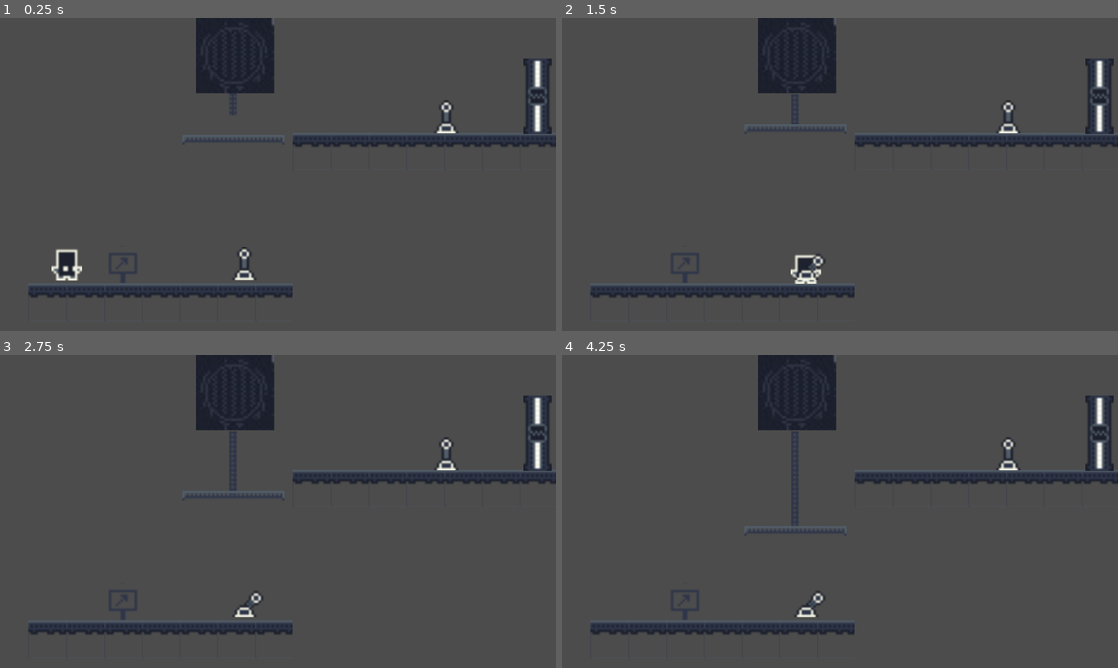
Above: before the commit, frames 1-4 (two rows, left to right).
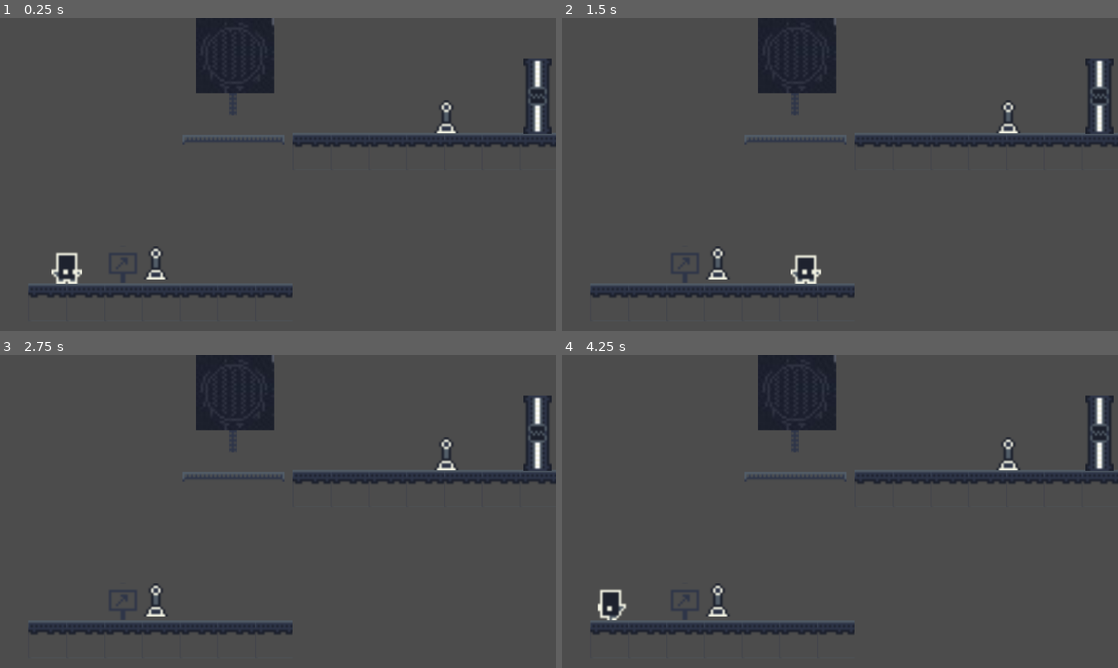
Above: after the commit, the same moments.

Repository: JuanG10/minion3
Game: Godot game, scene res://escenas/niveles/Tutorial_mecanicas_basicas.tscn
Same seed, same stepped clock (60 frames per second), same inputs: the game is played once before the commit and once after it.
Inputs:
- Up to frame 1 (0.25 s): no input
- Up to frame 2 (1.5 s): tap Enter at 0.5 s; hold Right (ui_right) 0.53-1.28 s; tap Space (Impulso) at 0.6 s; hold Down (ui_down) from 1.28 s (still down); tap B (Accionar_palanca) at 1.35 s
- Up to frame 3 (2.75 s): tap Space (Impulso) at 1.55, 2.1 s; release Down (ui_down) at 2.03 s; hold Right (ui_right) from 2.03 s (still down)
- Up to frame 4 (4.25 s): release Right (ui_right) at 2.78 s; hold Up (ui_up) 2.78-3.53 s; tap Space (Impulso) at 2.85, 3.8 s; hold Left (ui_left) from 3.53 s (still down); tap B (Accionar_palanca) at 3.6 s; tap R (reload, bound only after the commit) at 4.15 s

The runs differ from the first frame. In frame 1, 0.7% of the frame differs, in the area x 9-47%, y 72-85%; in frame 2, 0.7%; in frame 3, 0.7%; in frame 4, 1.2%, in the area x 6-52%, y 24-85%.

Commit message:
nuevaRamaConLoQueDiceSuNombre

Diff:
--- a/escenas/niveles/Tutorial_mecanicas_basicas.tscn
+++ b/escenas/niveles/Tutorial_mecanicas_basicas.tscn
@@ -350,7 +350,7 @@
 position = Vector2( 16.6368, -12.5377 )
 
 [node name="Palanca" parent="." instance=ExtResource( 6 )]
-position = Vector2( 92.0452, -8.77631 )
+position = Vector2( 54.4047, -8.99903 )
 acciono = "Cadena"
 
 [node name="CadenaYGancho" parent="." instance=ExtResource( 3 )]
--- a/escenas/niveles/Tutorial_placa_de_salto_y_puentes.tscn
+++ b/escenas/niveles/Tutorial_placa_de_salto_y_puentes.tscn
@@ -347,7 +347,7 @@
 }
 
 [node name="Jugador" parent="." instance=ExtResource( 3 )]
-position = Vector2( 69.6515, -72.0295 )
+position = Vector2( 52.752, -9.30945 )
 
 [node name="Plataforma_de_salto" parent="." instance=ExtResource( 2 )]
 position = Vector2( 88.2254, 6.7317 )
@@ -385,16 +385,16 @@
 position = Vector2( 198.559, -79.2423 )
 
 [node name="Suelo" parent="." instance=ExtResource( 7 )]
-position = Vector2( -19.8321, -53.7082 )
+position = Vector2( 63.9431, -61.7639 )
 
 [node name="Suelo5" parent="." instance=ExtResource( 7 )]
-position = Vector2( 1.23692, -53.4751 )
+position = Vector2( 85.0121, -61.5308 )
 
 [node name="Suelo2" parent="." instance=ExtResource( 7 )]
-position = Vector2( -40.697, -53.7145 )
+position = Vector2( 43.0782, -61.7702 )
 
 [node name="Suelo3" parent="." instance=ExtResource( 7 )]
-position = Vector2( -61.0479, -53.7396 )
+position = Vector2( 22.7273, -61.7953 )
 
 [node name="Suelo4" parent="." instance=ExtResource( 7 )]
-position = Vector2( -81.3579, -53.806 )
+position = Vector2( 2.41726, -61.8617 )
--- a/escenas/objetos/CadenaYGancho.tscn
+++ b/escenas/objetos/CadenaYGancho.tscn
@@ -33,6 +33,8 @@
 [node name="Plataforma_col" type="CollisionShape2D" parent="Cadena_plataforma_spr/Plataforma_body"]
 position = Vector2( -2.45562, -0.437607 )
 shape = SubResource( 1 )
+one_way_collision = true
+one_way_collision_margin = 5.0
 
 [node name="RayCast2D" type="RayCast2D" parent="Cadena_plataforma_spr/Plataforma_body"]
 position = Vector2( -2.29934, -2.31091 )
--- a/escenas/objetos/Suelo.tscn
+++ b/escenas/objetos/Suelo.tscn
@@ -1,17 +1,25 @@
-[gd_scene load_steps=3 format=2]
+[gd_scene load_steps=4 format=2]
 
 [ext_resource path="res://sprites/Suelo/Suelo.png" type="Texture" id=1]
+[ext_resource path="res://scripts/piso_rayCast.gd" type="Script" id=2]
 
 [sub_resource type="RectangleShape2D" id=1]
-extents = Vector2( 10.6312, 2.26107 )
+extents = Vector2( 10.4612, 2.9701 )
 
 [node name="StaticBody2D" type="StaticBody2D"]
 
 [node name="Sprite" type="Sprite" parent="."]
-position = Vector2( 83.6976, -8.21084 )
+position = Vector2( 0.0131578, 0.0198555 )
 texture = ExtResource( 1 )
 
 [node name="CollisionShape2D" type="CollisionShape2D" parent="."]
-position = Vector2( 83.3805, -8.91795 )
+position = Vector2( -0.466111, 0.0449057 )
 shape = SubResource( 1 )
 one_way_collision = true
+
+[node name="piso_rayCast" type="RayCast2D" parent="."]
+position = Vector2( 0.0213203, -25.1022 )
+rotation = 3.14159
+scale = Vector2( 6, 0.5 )
+enabled = true
+script = ExtResource( 2 )
--- a/project.godot
+++ b/project.godot
@@ -34,6 +34,11 @@
 "events": [ Object(InputEventKey,"resource_local_to_scene":false,"resource_name":"","device":0,"alt":false,"shift":false,"control":false,"meta":false,"command":false,"pressed":false,"scancode":32,"unicode":0,"echo":false,"script":null)
  ]
 }
+reload={
+"deadzone": 0.5,
+"events": [ Object(InputEventKey,"resource_local_to_scene":false,"resource_name":"","device":0,"alt":false,"shift":false,"control":false,"meta":false,"command":false,"pressed":false,"scancode":82,"unicode":0,"echo":false,"script":null)
+ ]
+}
 
 [rendering]
 
--- a/scripts/jugador.gd
+++ b/scripts/jugador.gd
@@ -30,16 +30,19 @@
 
 func _physics_process(delta):
 	velocity.x = 0
-	velocity.y += SPEED * delta
+	velocity.y += (SPEED * delta)
+	velocity = velocity.normalized() * SPEED
 	_get_input()
 	move_and_slide(velocity,Vector2(0,-1))
 	if(Input.is_action_just_pressed("Impulso")) && impulso:
-			velocity.y = -vel_salto
+			velocity.y -= vel_salto
 			plataforma_de_salto.cambiar_frame()
 			impulso = false
 
 
 func _get_input()->void: # Obtiene el input para moverse o caer.
+	if Input.is_action_just_pressed("reload"):
+		get_tree().reload_current_scene()
 	if control_switch:
 		if Input.is_action_pressed('ui_right'): _move_left()
 		if Input.is_action_pressed('ui_left'): _move_right()
--- /dev/null
+++ b/scripts/piso_rayCast.gd
@@ -0,0 +1,7 @@
+extends RayCast2D
+
+func _physics_process(delta):
+	var collider = get_collider()
+	if collider != null && get_collider().get_class() == "KinematicBody2D":
+		var alguien = collider
+		alguien.velocity.y = 0
